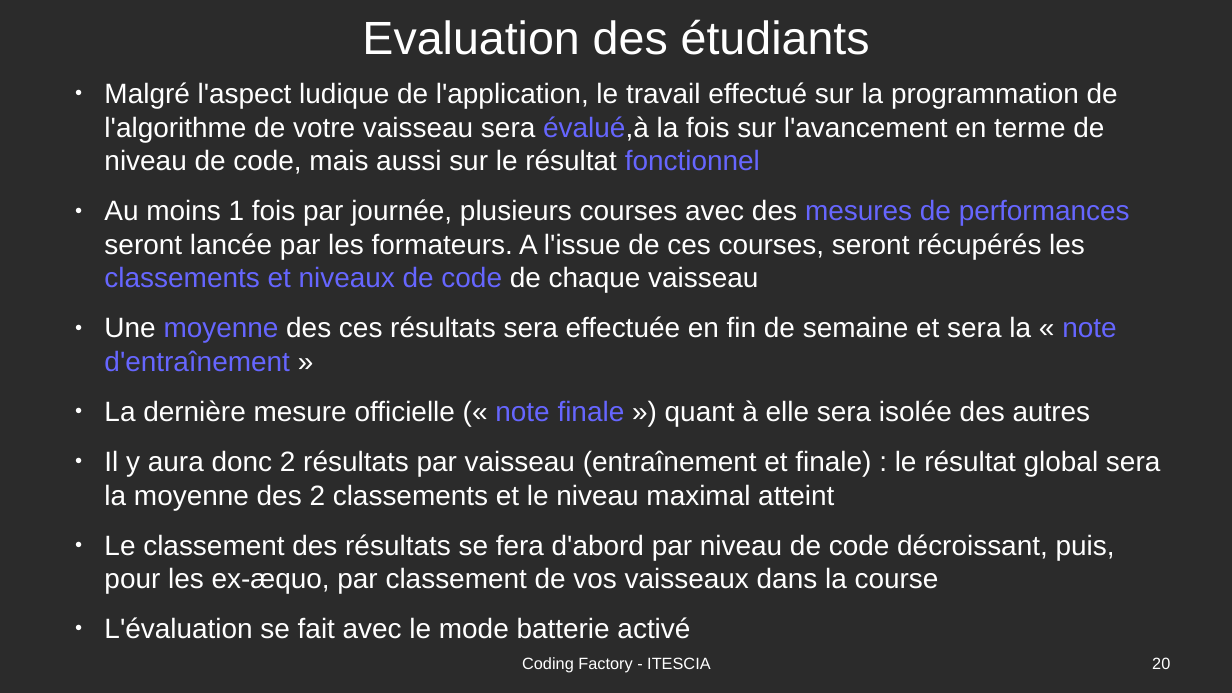
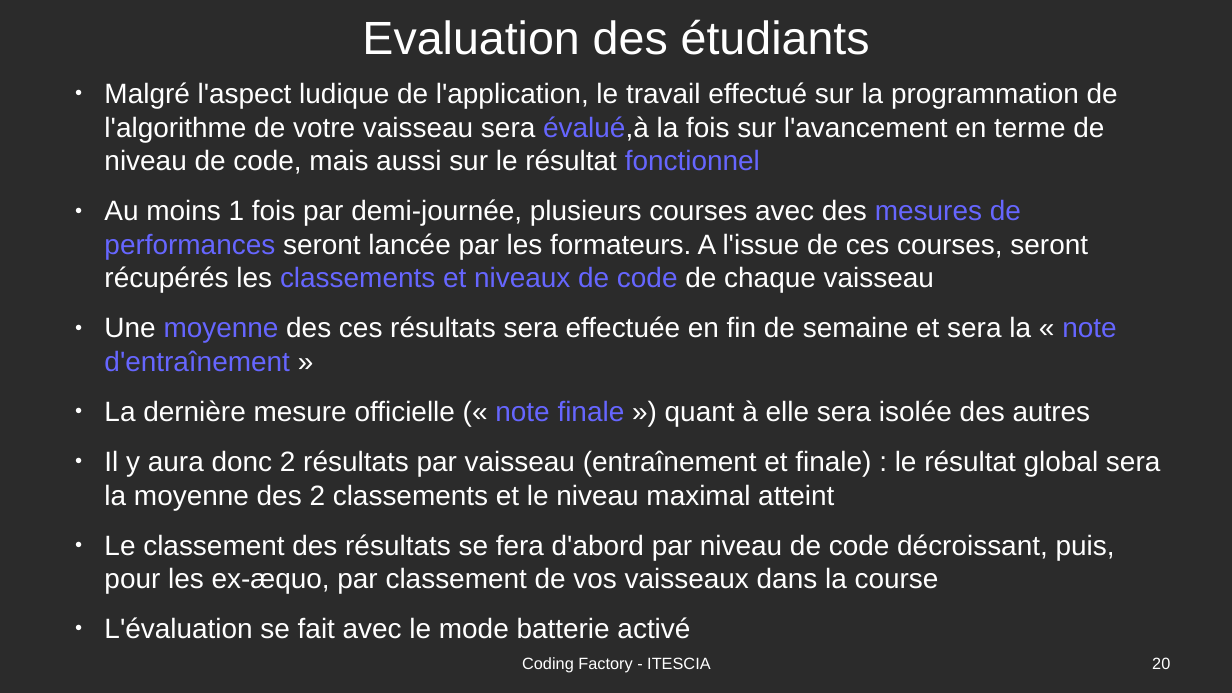
Before and after one commit to Romuald78/codingdojo_studentplugin, a slide deck: slide 20 of resources/doc/piscine_codingfactory-vaisseaux.odp. Drawn at 1232x693 pixels with LibreOffice and Linux fonts; fonts in the diff are those of the drawing; background and template pictures are left out; a plain dark background stands for a picture behind light text. Boxes give left, top, right and bottom in pixels: in the first picture for what was removed or moved away, otherwise in the second. Text is boxed around its words. In the diff, an @@ line names an element or a change of style, - is before the commit and + after.

Commit message:
Update cours exercices

```diff
--- a/resources/doc/piscine_codingfactory-vaisseaux.odp
+++ b/resources/doc/piscine_codingfactory-vaisseaux.odp
@@ text at (104,199,1088,293): text changed @@
-● Au moins 1 fois par journée, plusieurs courses avec des mesures de performances seront lancée par les formateurs. A l'issue de ces courses, seront récupérés les classements et niveaux de code de chaque vaisseau
+● Au moins 1 fois par demi-journée, plusieurs courses avec des mesures de performances seront lancée par les formateurs. A l'issue de ces courses, seront récupérés les classements et niveaux de code de chaque vaisseau
```
Also in this commit, not shown: 1 other slide changed, 3 other files.
